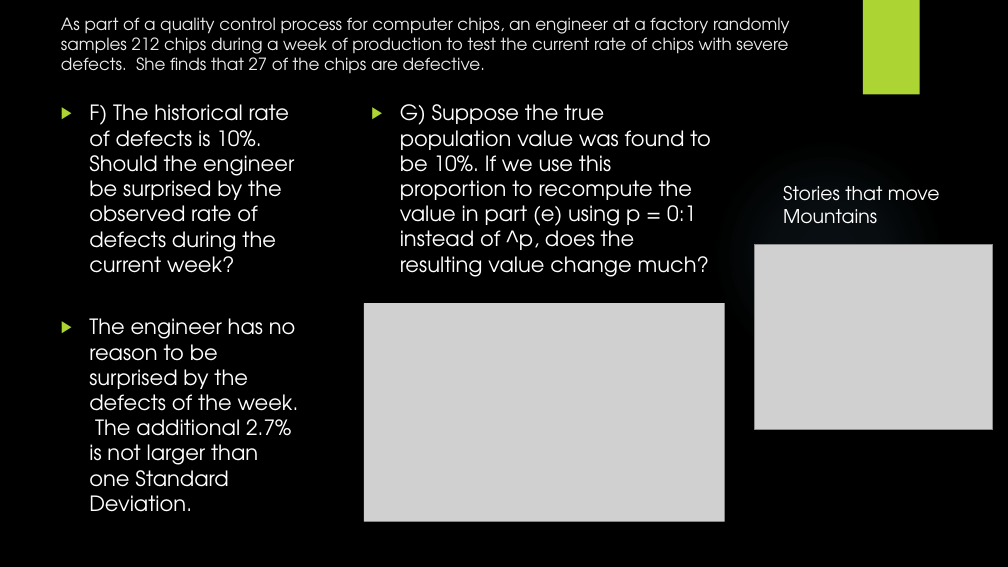
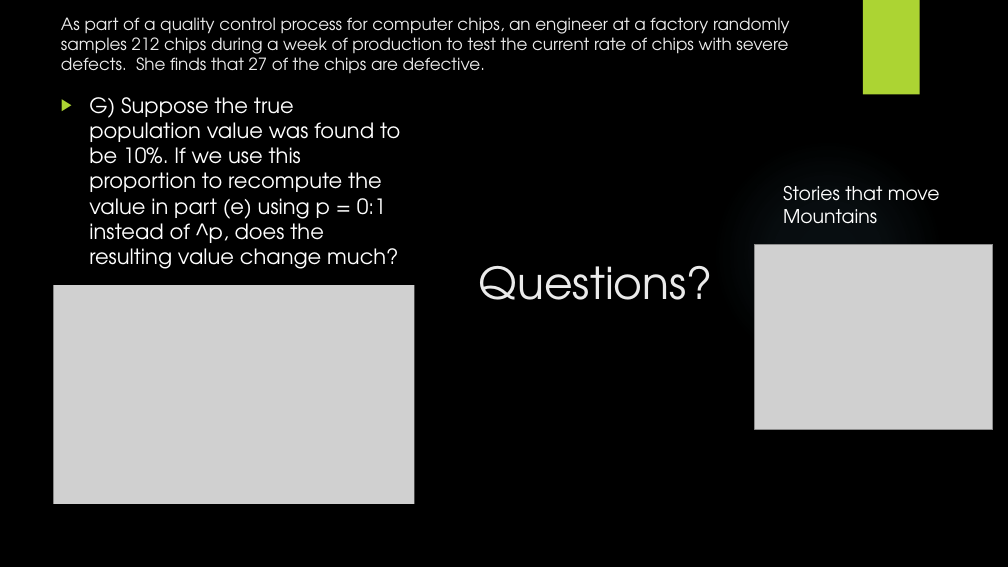
Before and after one commit to kelloggjohnd/Data606, a slide deck: slide 3 of DATA 606 Presentation.pptx. Drawn at 1008x567 pixels with LibreOffice and Linux fonts; fonts in the diff are those of the drawing; grey boxes stand for pictures; background and template pictures are left out. Boxes give left, top, right and bottom in pixels: in the first picture for what was removed or moved away, otherwise in the second. Text is boxed around its words. In the diff, an @@ line names an element or a change of style, - is before the commit and + after.

```diff
--- a/DATA 606 Presentation.pptx
+++ b/DATA 606 Presentation.pptx
@@ text "G) Suppose the true population ...": place and size @@
-text "G) Suppose the true population ..." at bbox=[400, 104, 710, 277]
+text "G) Suppose the true population ..." at bbox=[89, 97, 400, 269]
@@ text removed at bbox=[89, 104, 294, 273] @@
-▶ F) The historical rate of defects is 10%. Should the engineer be surprised by the observed rate of defects during the current week?
@@ text added at bbox=[479, 266, 713, 300], 42 pt, text #EBEBEB @@
+Questions?
@@ picture added at bbox=[54, 285, 414, 504] @@
@@ text removed at bbox=[89, 318, 299, 512] @@
-▶ The engineer has no reason to be surprised by the defects of the week. The additional 2.7% is not larger than one Standard Deviation.
@@ picture removed at bbox=[364, 303, 724, 522] @@
```
Also in this commit, not shown: 2 other slides changed, 1 slide removed.
